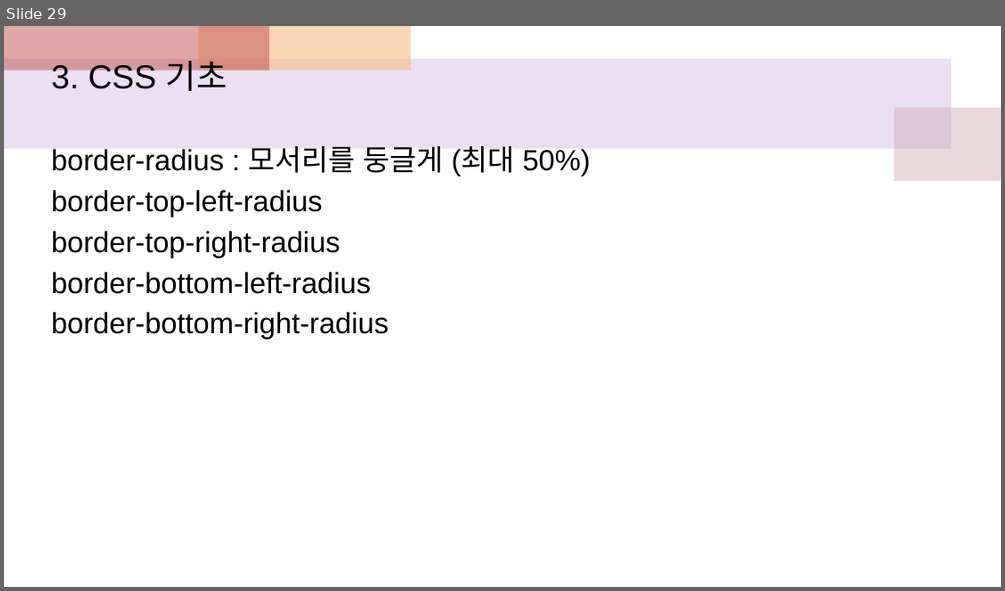
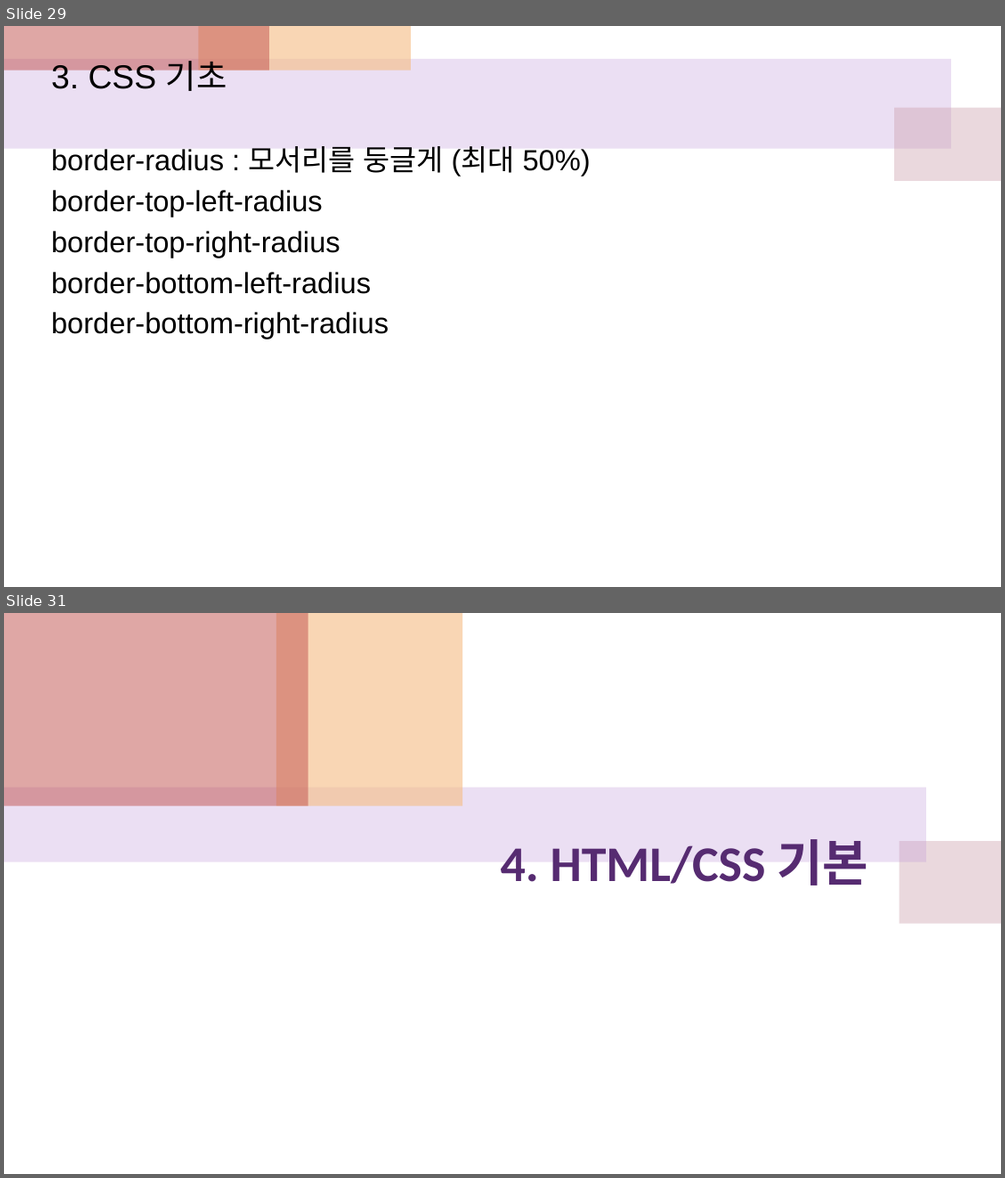
Before and after one commit to sonsungjong/html_css, a slide deck: htmlcss수업참고자료.pptx. Shown one above the other, each under a label of ours: slide 29 before the commit, slides 29 and 31 after it; the slides between them are not shown. The pictures are 1005x591 and 1005x1178 pixels, drawn with LibreOffice and Linux fonts; fonts in the diff are those of the drawing. Boxes give left, top, right and bottom in pixels: in the first picture for what was removed or moved away, otherwise in the second. Text is boxed around its words. In the diff, an @@ line names an element or a change of style, - is before the commit and + after.

```diff
--- a/htmlcss수업참고자료.pptx
+++ b/htmlcss수업참고자료.pptx
@@ slide 31 added at box(4, 613, 1001, 1174), background #FFFFFF @@
@@ rectangle added at box(4, 613, 308, 806), fill #C0504D at 50% opacity @@
@@ rectangle added at box(276, 613, 462, 806), fill #F5BC83 at 60% opacity @@
@@ rectangle added at box(4, 787, 926, 862), fill #BF98D8 at 30% opacity @@
@@ title added at box(501, 839, 869, 885), 48 pt, text #562B71, bold @@
+4. HTML/CSS 기본
@@ rectangle added at box(899, 841, 1001, 924), fill #CC9EAC at 40% opacity @@
```
Also in this commit, not shown: 8 slides changed, 11 other slides added, 12 slides removed.
